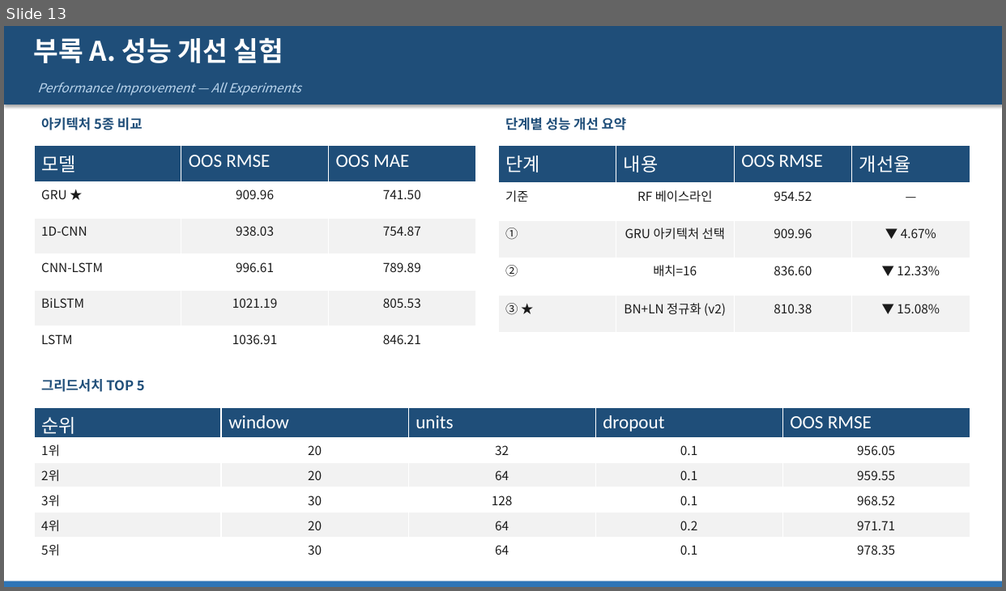
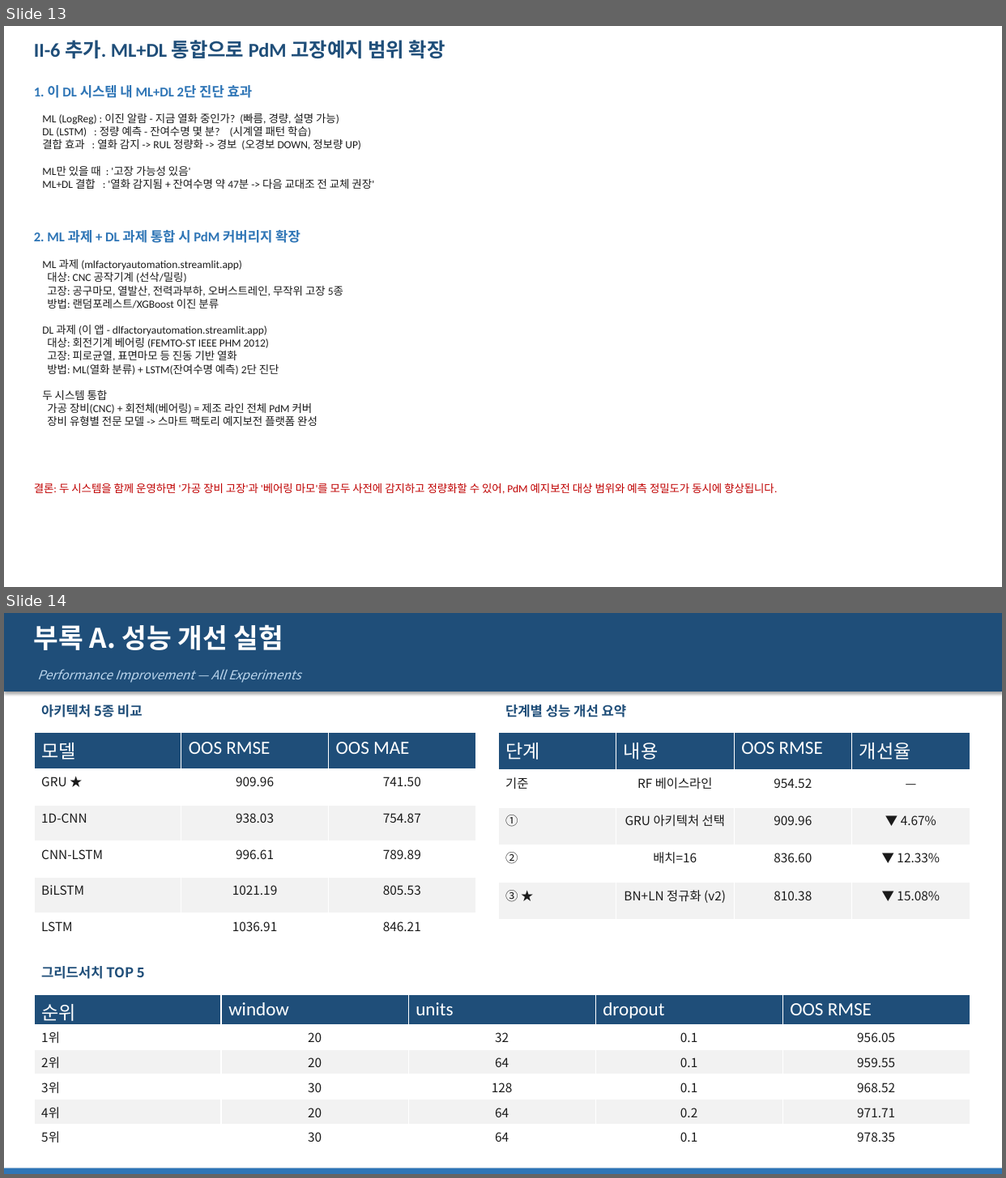
Before and after one commit to vapsnamheo-dev/AISOURCE, a slide deck: Homework/DL_FactoryAutomation/산출물/딥러닝_FEMTO_RUL_발표자료.pptx. Shown one above the other, each under a label of ours: slide 13 before the commit, slides 13 and 14 after it. The pictures are 1006x591 and 1006x1178 pixels, drawn with LibreOffice and Linux fonts; fonts in the diff are those of the drawing. Boxes give left, top, right and bottom in pixels: in the first picture for what was removed or moved away, otherwise in the second. Text is boxed around its words. In the diff, an @@ line names an element or a change of style, - is before the commit and + after.

```diff
--- a/Homework/DL_FactoryAutomation/산출물/딥러닝_FEMTO_RUL_발표자료.pptx
+++ b/Homework/DL_FactoryAutomation/산출물/딥러닝_FEMTO_RUL_발표자료.pptx
@@ slide 13 added at bbox=[4, 26, 1002, 587], background #FFFFFF @@
@@ text added at bbox=[34, 40, 445, 59], 19 pt, text #1F4E79, bold @@
+II-6 추가. ML+DL 통합으로 PdM 고장예지 범위 확장
@@ text added at bbox=[34, 85, 253, 98], 13 pt, text #2E75B6, bold @@
+1. 이 DL 시스템 내 ML+DL 2단 진단 효과
@@ text added at bbox=[42, 113, 374, 189], 10.5 pt, text #1A1A1A @@
+ML (LogReg) : 이진 알람 - 지금 열화 중인가? (빠름, 경량, 설명 가능)
+DL (LSTM) : 정량 예측 - 잔여수명 몇 분? (시계열 패턴 학습)
+결합 효과 : 열화 감지 -> RUL 정량화 -> 경보 (오경보 DOWN, 정보량 UP)
+ML만 있을 때 : '고장 가능성 있음'
+ML+DL 결합 : '열화 감지됨 + 잔여수명 약 47분 -> 다음 교대조 전 교체 권장'
@@ text added at bbox=[34, 230, 300, 243], 13 pt, text #2E75B6, bold @@
+2. ML 과제 + DL 과제 통합 시 PdM 커버리지 확장
@@ text added at bbox=[42, 259, 343, 426], 10.5 pt, text #1A1A1A @@
+ML 과제 (mlfactoryautomation.streamlit.app)
+대상: CNC 공작기계 (선삭/밀링)
+고장: 공구마모, 열발산, 전력과부하, 오버스트레인, 무작위 고장 5종
+방법: 랜덤포레스트/XGBoost 이진 분류
+DL 과제 (이 앱 - dlfactoryautomation.streamlit.app)
+대상: 회전기계 베어링 (FEMTO-ST IEEE PHM 2012)
+고장: 피로균열, 표면마모 등 진동 기반 열화
+방법: ML(열화 분류) + LSTM(잔여수명 예측) 2단 진단
+두 시스템 통합
+가공 장비(CNC) + 회전체(베어링) = 제조 라인 전체 PdM 커버
+장비 유형별 전문 모델 -> 스마트 팩토리 예지보전 플랫폼 완성
@@ text added at bbox=[34, 483, 777, 494], 10.5 pt, text #C00000 @@
+결론: 두 시스템을 함께 운영하면 '가공 장비 고장'과 '베어링 마모'를 모두 사전에 감지하고 정량화할 수 있어, PdM 예지보전 대상 범위와 예측 정밀도가 동시에 향상됩니다.
@@ what was slide 13 is now slide 14 @@
```
Also in this commit, not shown: 1 other slide added, 2 other files.
